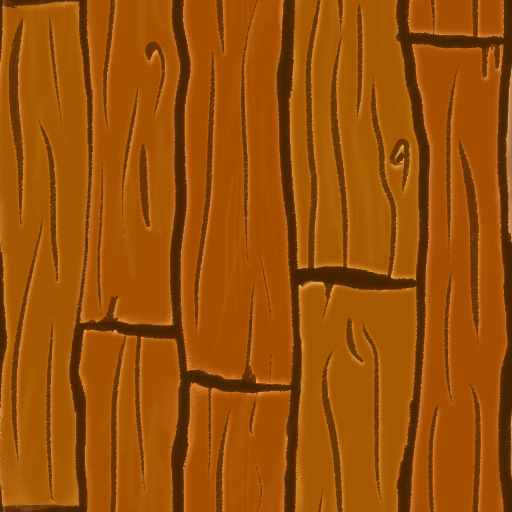
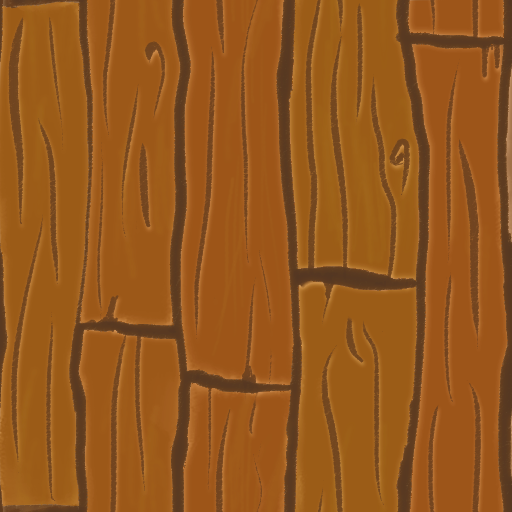
Layers edited between the first and the second 512x512 image:
"Paint Layer 9": opacity 25% → 29%, painted on it over (x1=0, y1=0, x2=512, y2=512)
painted on "Paint Layer 7" over (x1=0, y1=0, x2=512, y2=512)
painted on "Paint Layer 2" over (x1=0, y1=0, x2=512, y2=512)
painted on "Copy of Paint Layer 1" (1st of 2, in "Group 3") over (x1=0, y1=0, x2=512, y2=512)
painted on "Copy of Paint Layer 2" (1st of 2, in "Group 3") over (x1=0, y1=0, x2=512, y2=512)
painted on "Copy of Paint Layer 1" (2nd of 2, in "Group 3") over (x1=0, y1=0, x2=512, y2=512)
painted on "Copy of Paint Layer 2" (2nd of 2, in "Group 3") over (x1=1, y1=0, x2=512, y2=512)
painted on "Paint Layer 4" over (x1=0, y1=0, x2=512, y2=512)
painted on "Paint Layer 5" over (x1=0, y1=0, x2=512, y2=512)
painted on "Paint Layer 1" over (x1=0, y1=0, x2=512, y2=512)
painted on "Paint Layer 8" over (x1=0, y1=0, x2=512, y2=512)
